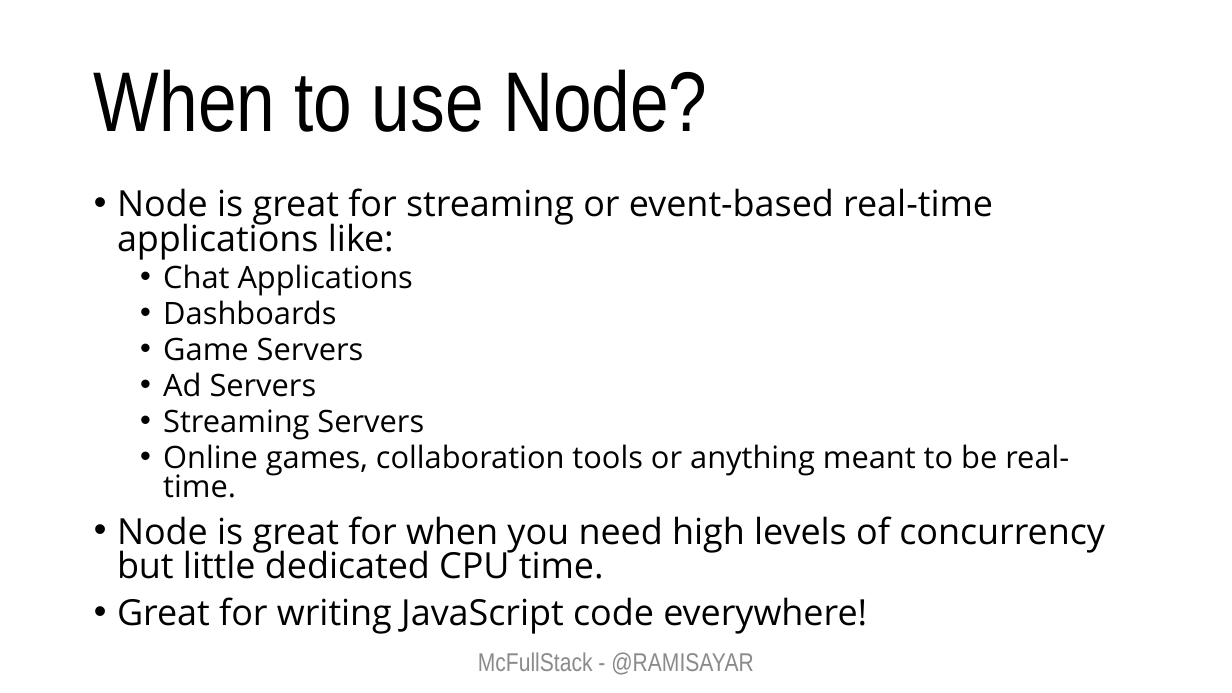
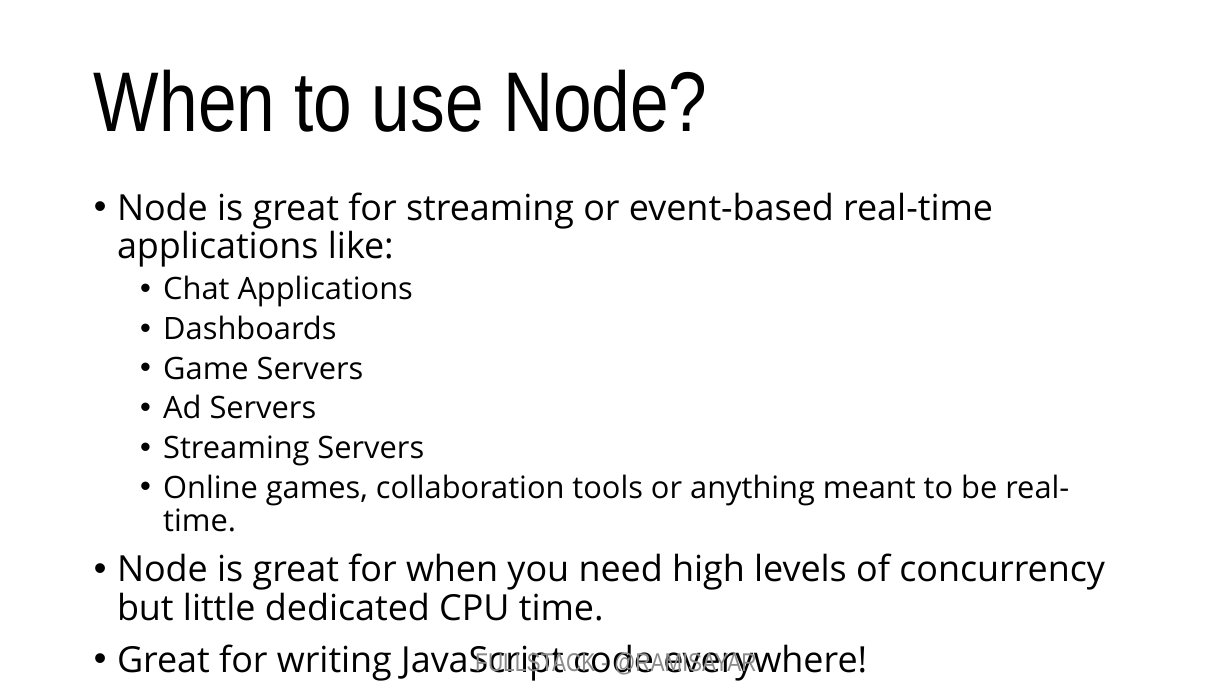
Before and after one commit to sayar/fullstack-training-kit, a slide deck: slide 10 of decks/2 - Building Backends with NodeJS.pptx. Drawn at 1232x693 pixels with LibreOffice and Linux fonts; fonts in the diff are those of the drawing. Boxes give left, top, right and bottom in pixels: in the first picture for what was removed or moved away, otherwise in the second. Text is boxed around its words. In the diff, an @@ line names an element or a change of style, - is before the commit and + after.

```diff
--- a/decks/2 - Building Backends with NodeJS.pptx
+++ b/decks/2 - Building Backends with NodeJS.pptx
@@ text "Node is great for streaming ..." at bbox=[117, 192, 1105, 681]: line spacing 0.8 to 0.9 @@
@@ text at bbox=[475, 649, 756, 676]: text changed @@
-McFullStack - @RAMISAYAR
+FULLSTACK - @RAMISAYAR
```
Also in this commit, not shown: 43 other slides changed, 1 other file.
